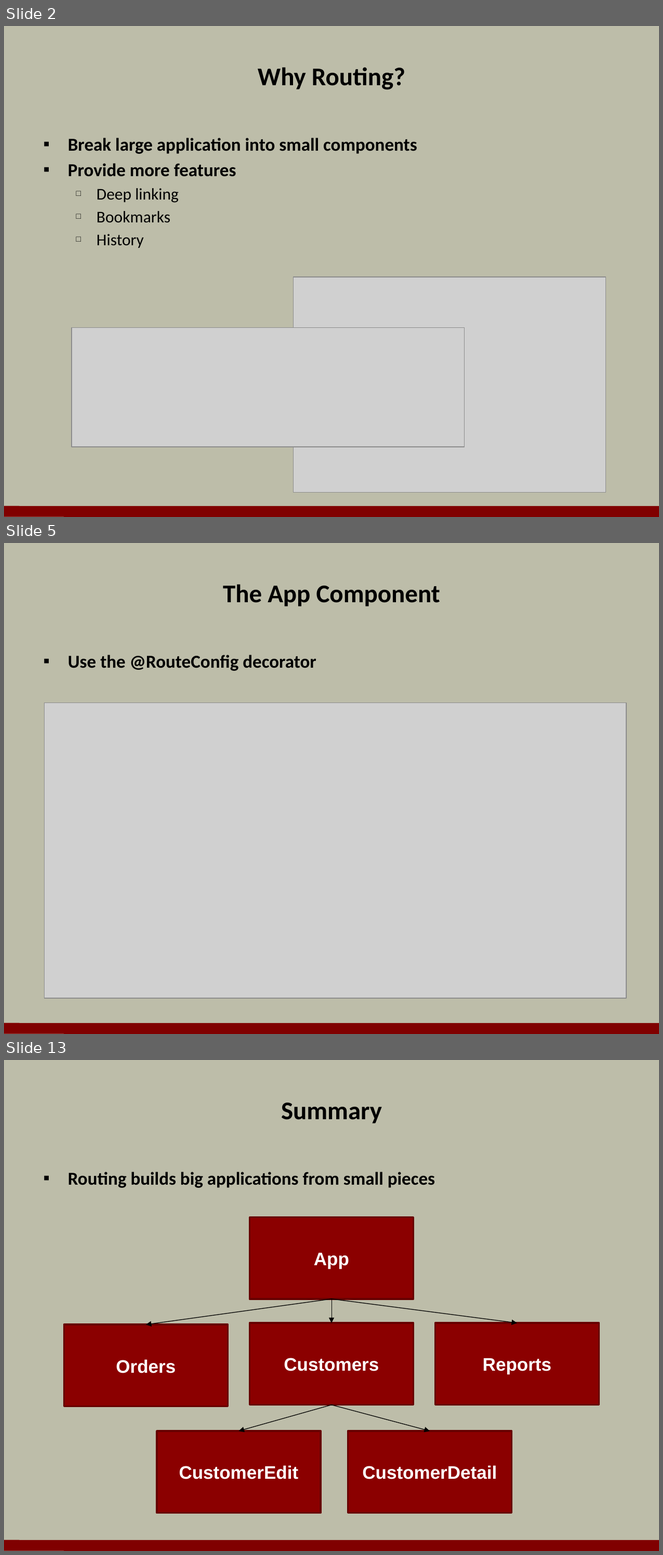
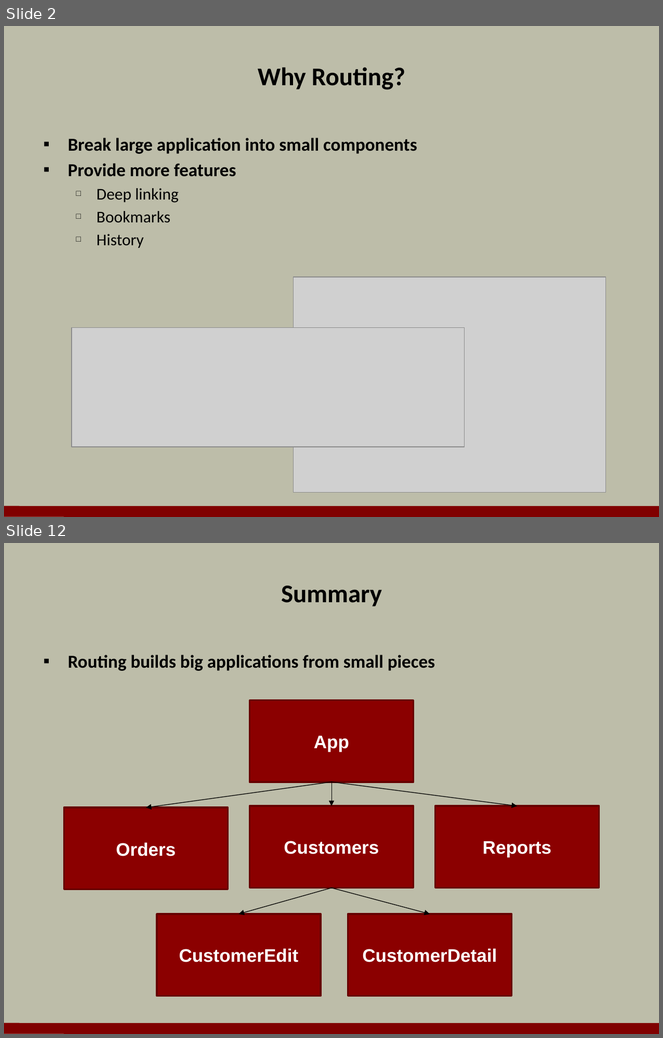
Before and after one commit to OdeToCode/classes, a slide deck: angular2/slides/03_Routing.pptx. Shown one above the other, each under a label of ours: slides 2, 5 and 13 before the commit, slides 2 and 12 after it; the slides between them are not shown. The pictures are 663x1555 and 663x1038 pixels, drawn with LibreOffice and Linux fonts; fonts in the diff are those of the drawing; grey boxes stand for pictures; background and template pictures are left out. Boxes give left, top, right and bottom in pixels: in the first picture for what was removed or moved away, otherwise in the second. Text is boxed around its words. In the diff, an @@ line names an element or a change of style, - is before the commit and + after.

```diff
--- a/angular2/slides/03_Routing.pptx
+++ b/angular2/slides/03_Routing.pptx
@@ slide 5 removed at box(4, 543, 659, 1034), background #BDBDA9; not listed: 1 template element that a slide beside it also shows @@
@@ title removed at box(223, 584, 440, 606) @@
-The App Component
@@ text removed at box(68, 655, 317, 671) @@
-▪ Use the @RouteConfig decorator
@@ picture removed at box(44, 703, 626, 999) @@
@@ what was slide 13 is now slide 12 @@
```
Also in this commit, not shown: 8 slides changed, 1 slide added, 1 other slide removed, 1 other file.
